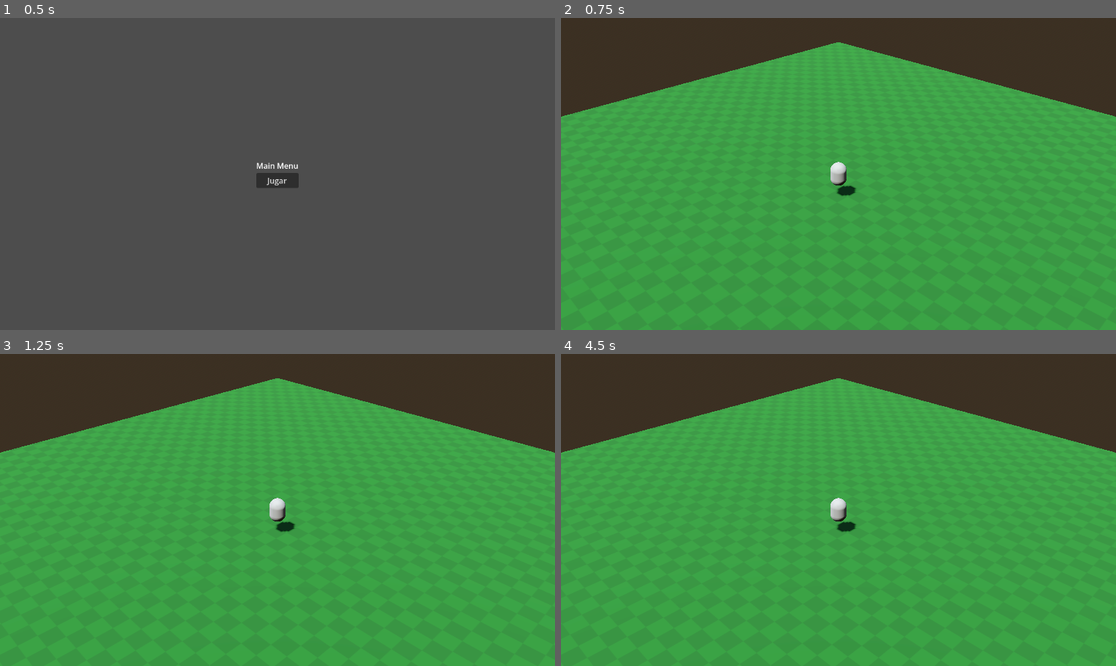
Above: before the commit, frames 1-4 (two rows, left to right).
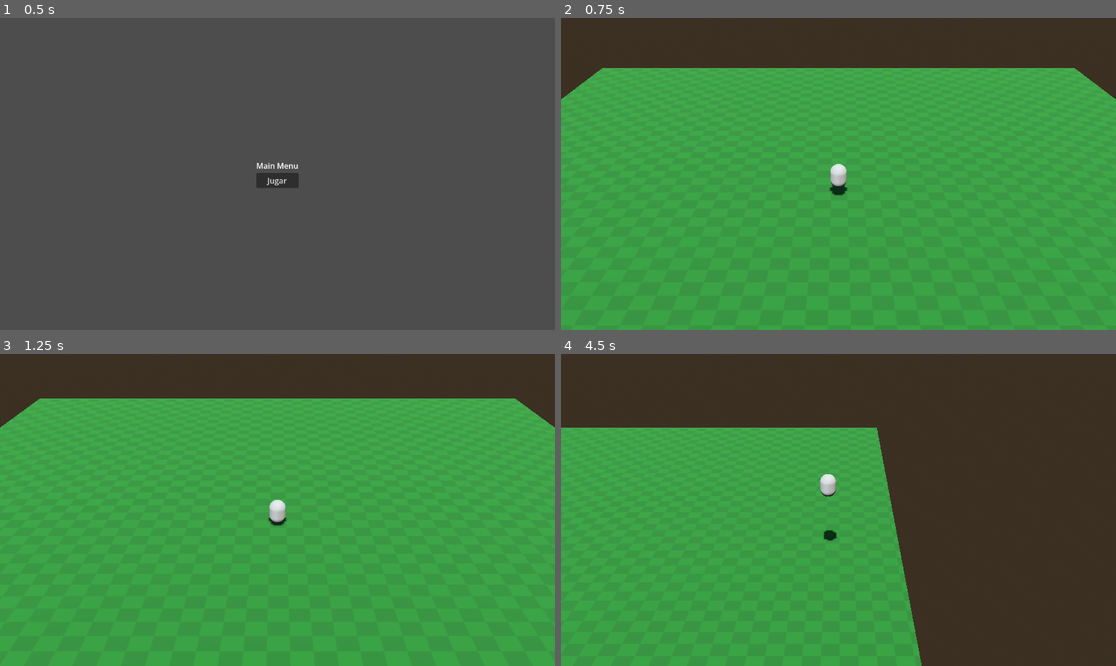
Above: after the commit, the same moments.

Repository: julabrego/2026_prog_vj_iii_final
Game: Godot game, scene res://scenes/main/main.tscn
Same seed, same stepped clock (60 frames per second), same inputs: the game is played once before the commit and once after it.
Inputs (mouse positions are in pixels of both pictures, inside the frame that each line leads up to):
- Up to frame 1 (0.5 s): no input
- Up to frame 2 (0.75 s): click "Jugar" at 0.5 s
- Up to frame 3 (1.25 s): no input
- Up to frame 4 (4.5 s): move the mouse to (960, 494) at 1.27 s; hold Right (ui_right) 1.28-2.03 s; tap Space (action_jump, bound only after the commit) at 1.35, 1.52, 1.82, 2.1, 2.27, 2.57, 2.85, 3.6, 3.77, 4.07, 4.35 s; click (960, 494) at 1.42 s; move the mouse to (727, 525) at 2.02 s; hold Down (ui_down) 2.03-2.78 s; move the mouse to (894, 441) at 2.77 s; hold Right (ui_right) 2.78-3.53 s; move the mouse to (810, 572) at 3.52 s; hold Up (ui_up) 3.53-4.28 s; click (810, 572) at 3.67 s; move the mouse to (1005, 556) at 4.27 s; hold Left (ui_left) from 4.28 s (still down)

Frame 1 is identical in both runs. In frame 2, 6.0% of the frame differs, in the area x 0-100%, y 7-58%; in frame 3, 6.8%; in frame 4, 36%, in the area x 0-100%, y 7-100%.

Commit message:
feature: implements 8 dir movement and jumping for player using a scalable state machine

Diff:
--- a/src/project.godot
+++ b/src/project.godot
@@ -19,6 +19,14 @@
 
 SceneManager="*res://autoload/scene_manager.gd"
 
+[input]
+
+action_jump={
+"deadzone": 0.2,
+"events": [Object(InputEventKey,"resource_local_to_scene":false,"resource_name":"","device":-1,"window_id":0,"alt_pressed":false,"shift_pressed":false,"ctrl_pressed":false,"meta_pressed":false,"pressed":false,"keycode":0,"physical_keycode":32,"key_label":0,"unicode":32,"location":0,"echo":false,"script":null)
+]
+}
+
 [physics]
 
 3d/physics_engine="Jolt Physics"
--- a/src/scenes/stages/prototype_stage.tscn
+++ b/src/scenes/stages/prototype_stage.tscn
@@ -2,6 +2,7 @@
 
 [ext_resource type="PackedScene" uid="uid://dnx6c5xblikte" path="res://scenes/stages/shared/base_arena.tscn" id="1_14brs"]
 [ext_resource type="Script" uid="uid://bo4qk8yndxq2f" path="res://scripts/core/arena_camera.gd" id="2_7rbrk"]
+[ext_resource type="Script" uid="uid://bnkn31kbexx1e" path="res://scripts/characters/fighter.gd" id="3_itbh4"]
 
 [sub_resource type="ProceduralSkyMaterial" id="ProceduralSkyMaterial_7rbrk"]
 sky_top_color = Color(0.38431373, 0.45490196, 0.54901963, 1)
@@ -36,16 +37,17 @@
 [node name="Arena" parent="." unique_id=1539584892 instance=ExtResource("1_14brs")]
 
 [node name="Camera3D" type="Camera3D" parent="." unique_id=135850333]
-transform = Transform3D(0.7071068, -0.35355338, 0.61237246, 0, 0.8660254, 0.50000006, -0.7071068, -0.35355338, 0.61237246, 18.371174, 17.504356, 18.371174)
+transform = Transform3D(1, 0, 0, 0, 0.8660254, 0.5, 0, -0.5, 0.8660254, 0, 17.504354, 25.980762)
 fov = 35.0
-size = 12.275
+size = 20.0
 script = ExtResource("2_7rbrk")
 target_path = NodePath("../CharacterBody3D")
-smoothness = 6.755
 perspective = true
+yaw_degrees = 0.0
 
 [node name="CharacterBody3D" type="CharacterBody3D" parent="." unique_id=1708755441]
 transform = Transform3D(1, 0, 0, 0, 1, 0, 0, 0, 1, 0, 2.504355, 0)
+script = ExtResource("3_itbh4")
 
 [node name="CollisionShape3D" type="CollisionShape3D" parent="CharacterBody3D" unique_id=403799777]
 shape = SubResource("CapsuleShape3D_14brs")
--- /dev/null
+++ b/src/scripts/characters/fighter.gd
@@ -0,0 +1,92 @@
+extends CharacterBody3D
+
+enum FighterAction {
+	MOVE_UP,
+	MOVE_DOWN,
+	MOVE_LEFT,
+	MOVE_RIGHT,
+	JUMP
+}
+
+@export var speed := 14.0
+@export var jump_velocity := 10.0
+@export var acceleration := 5.0
+@export var deceleration := 4.0
+@export var turn_speed := 10.0
+
+var fall_acceleration := float(ProjectSettings.get_setting("physics/3d/default_gravity"))
+
+var action_state: Dictionary[FighterAction, bool] = {
+	FighterAction.MOVE_UP: false,
+	FighterAction.MOVE_DOWN: false,
+	FighterAction.MOVE_LEFT: false,
+	FighterAction.MOVE_RIGHT: false,
+	FighterAction.JUMP: false
+}
+
+
+func _physics_process(delta: float) -> void:
+	_gather_player_input()
+	_move(delta)
+
+
+func _gather_player_input() -> void:
+	action_state[FighterAction.MOVE_UP] = Input.is_action_pressed("ui_up")
+	action_state[FighterAction.MOVE_DOWN] = Input.is_action_pressed("ui_down")
+	action_state[FighterAction.MOVE_LEFT] = Input.is_action_pressed("ui_left")
+	action_state[FighterAction.MOVE_RIGHT] = Input.is_action_pressed("ui_right")
+	# JUMP stores edge semantics: true only on the frame it was pressed
+	action_state[FighterAction.JUMP] = Input.is_action_just_pressed("action_jump")
+
+
+func _move(delta: float) -> void:
+	var direction := Vector3.ZERO
+
+	if action_state[FighterAction.MOVE_UP]:
+		direction.z -= 1
+	if action_state[FighterAction.MOVE_DOWN]:
+		direction.z += 1
+	if action_state[FighterAction.MOVE_RIGHT]:
+		direction.x += 1
+	if action_state[FighterAction.MOVE_LEFT]:
+		direction.x -= 1
+
+	if direction != Vector3.ZERO:
+		direction = direction.normalized()
+
+	var horizontal_velocity := velocity
+	horizontal_velocity.y = 0
+
+	var target := direction * speed
+
+	# The dot product (direction.dot(hvel)) checks if the object is already
+	# moving in the same direction as the input.
+
+	# Choose if accelerates or decelerates
+	var accel: float
+	if direction.dot(horizontal_velocity) > 0:
+		accel = acceleration
+	else:
+		accel = deceleration
+
+	horizontal_velocity = horizontal_velocity.lerp(target, 1.0 - exp(-accel * delta))
+
+	var vertical := velocity.y
+	if is_on_floor():
+		vertical = 0.0
+		if action_state[FighterAction.JUMP]:
+			vertical = jump_velocity
+	else:
+		vertical -= fall_acceleration * delta
+
+	velocity = Vector3(horizontal_velocity.x, vertical, horizontal_velocity.z)
+
+	var horizontal_movement := Vector3(velocity.x, 0, velocity.z)
+
+	if horizontal_movement.length_squared() > 0.1:
+		var target_yaw := atan2(-horizontal_movement.x, -horizontal_movement.z)
+		# Smoothly turn towards it instead of snapping
+		global_rotation.y = lerp_angle(global_rotation.y, target_yaw,
+				1.0 - exp(-turn_speed * delta))
+
+	move_and_slide()
Not shown, added: src/scripts/characters/fighter.gd.uid
